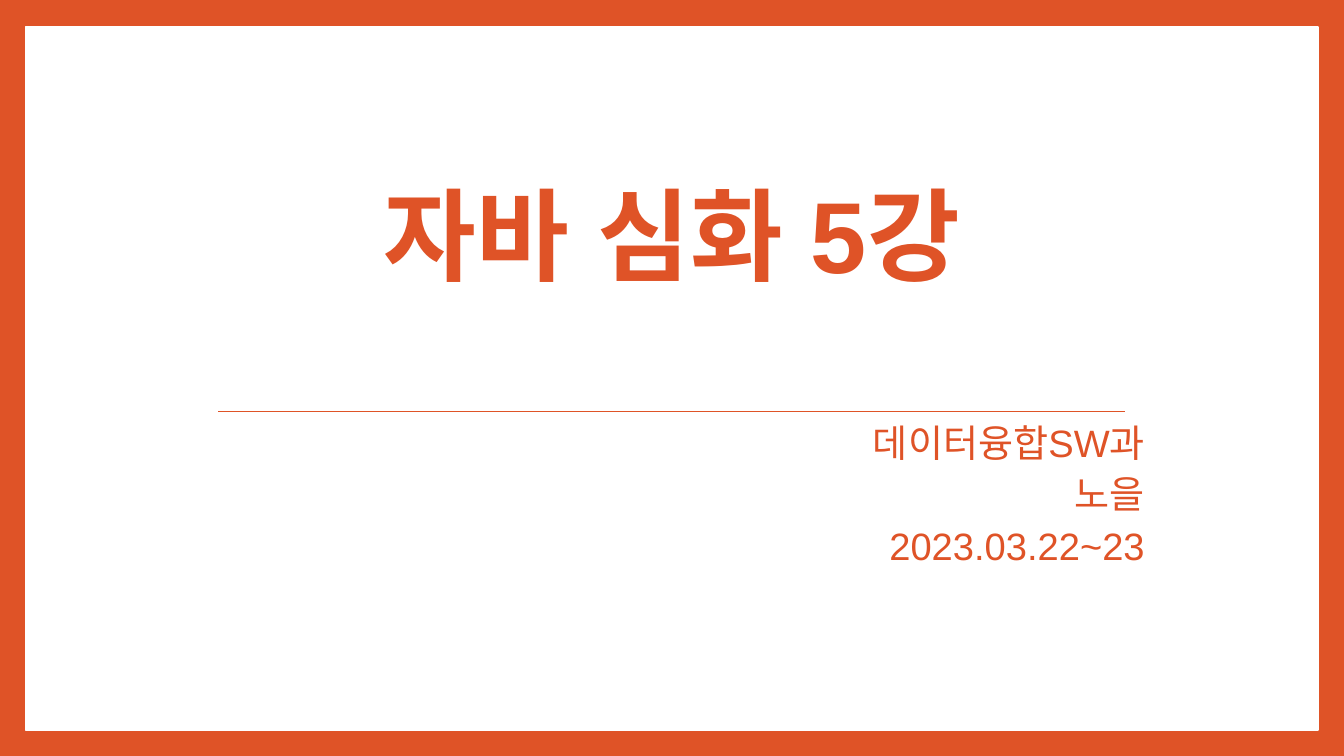
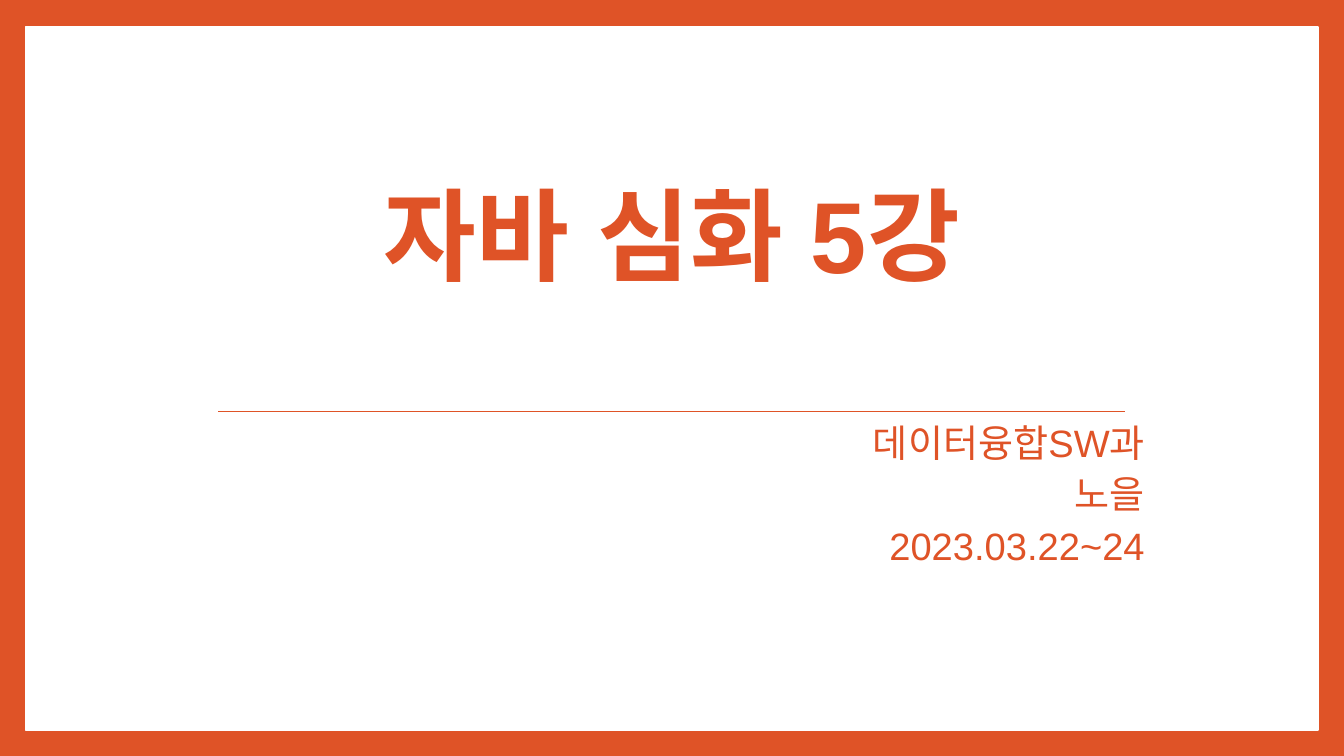
Before and after one commit to noheul1030/KOPO-JAVA2, a slide deck: slide 1 of 자바심화PPT과제/자바심화 5강.pptx. Drawn at 1344x756 pixels with LibreOffice and Linux fonts; fonts in the diff are those of the drawing. Boxes give left, top, right and bottom in pixels: in the first picture for what was removed or moved away, otherwise in the second. Text is boxed around its words. In the diff, an @@ line names an element or a change of style, - is before the commit and + after.

```diff
--- a/자바심화PPT과제/자바심화 5강.pptx
+++ b/자바심화PPT과제/자바심화 5강.pptx
@@ subtitle at (889, 533, 1144, 561): text changed @@
-2023.03.22~23
+2023.03.22~24
```
Also in this commit, not shown: 4 other slides changed, 6 slides added, 4 slides removed, 7 other files.
